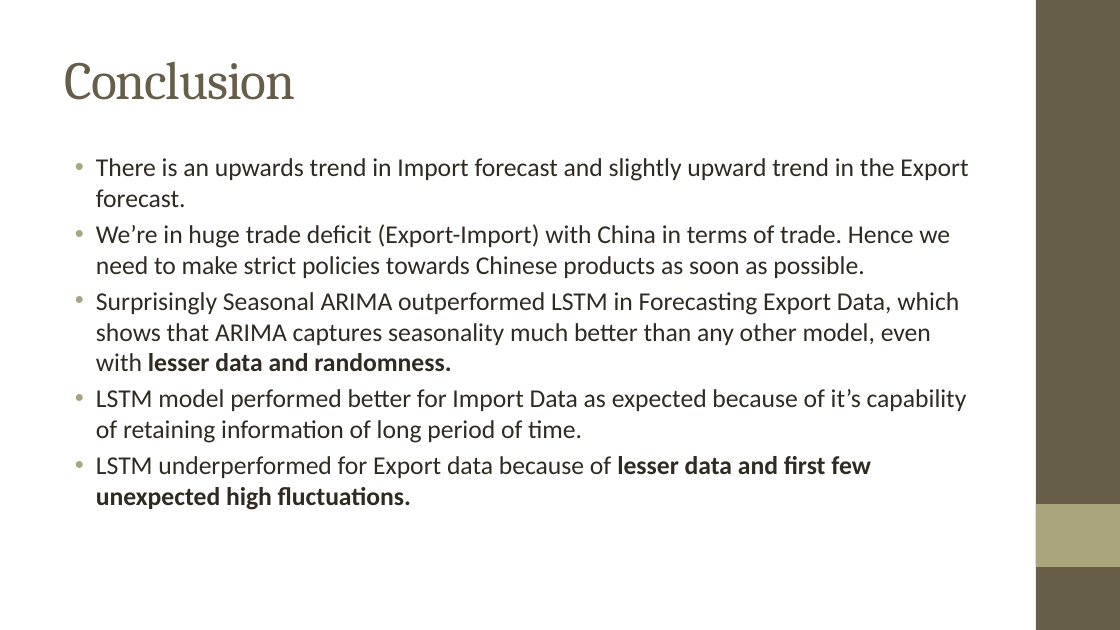
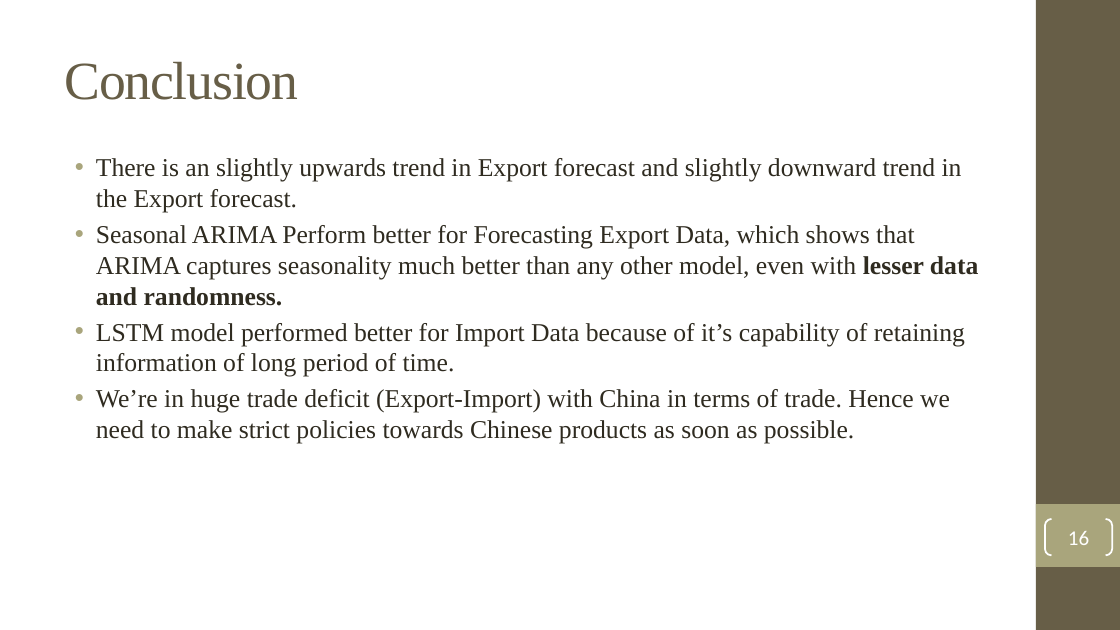
Before and after one commit to ForkedRepositories/Indian-Trade-Data-Analysis-and-Forecasting, a slide deck: slide 16 of Documents/Thesis/Indian Trade Analysis and Forecasting.pptx. Drawn at 1120x630 pixels with LibreOffice and Linux fonts; fonts in the diff are those of the drawing; background and template pictures are left out. Boxes give left, top, right and bottom in pixels: in the first picture for what was removed or moved away, otherwise in the second. Text is boxed around its words. In the diff, an @@ line names an element or a change of style, - is before the commit and + after.

Commit message:
Updated PPT Font and Content

```diff
--- a/Documents/Thesis/Indian Trade Analysis and Forecasting.pptx
+++ b/Documents/Thesis/Indian Trade Analysis and Forecasting.pptx
@@ title "Conclusion" at [64, 61, 298, 100]: font Cambria to Times New Roman @@
@@ text at [96, 158, 978, 377]: text changed; font Calibri to Times New Roman @@
-• There is an upwards trend in Import forecast and slightly upward trend in the Export forecast.
+• There is an slightly upwards trend in Export forecast and slightly downward trend in the Export forecast.
+• Seasonal ARIMA Perform better for Forecasting Export Data, which shows that ARIMA captures seasonality much better than any other model, even with lesser data and randomness.
+• LSTM model performed better for Import Data because of it’s capability of retaining information of long period of time.
@@ text at [96, 292, 967, 510]: paragraphs removed @@
-• Surprisingly Seasonal ARIMA outperformed LSTM in Forecasting Export Data, which shows that ARIMA captures seasonality much better than any other model, even with lesser data and randomness.
-• LSTM model performed better for Import Data as expected because of it’s capability of retaining information of long period of time.
-• LSTM underperformed for Export data because of lesser data and first few unexpected high fluctuations.
@@ text at [96, 389, 950, 444]: font Calibri to Times New Roman in "We’re in huge trade deficit (Export-Import) with ..." @@
@@ page number added at [1045, 519, 1112, 555], outline #FFFFFF 1.5 pt, 18 pt, text #FFFFFF @@
+16
```
Also in this commit, not shown: 17 other slides changed.
